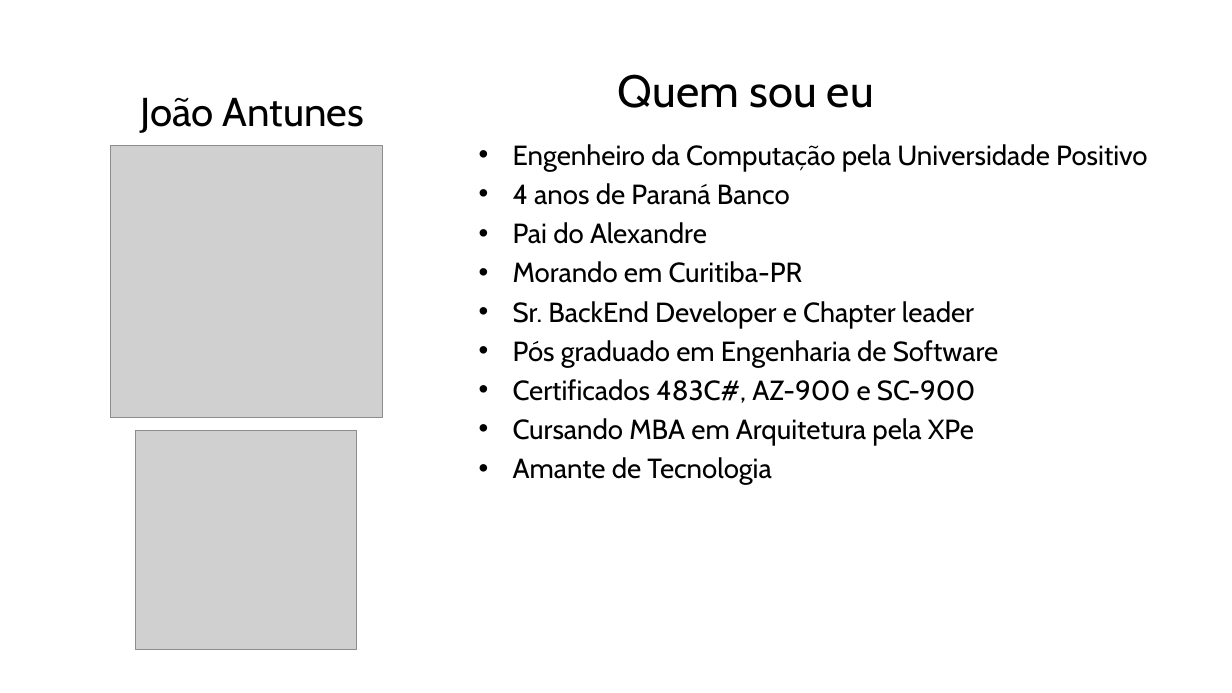
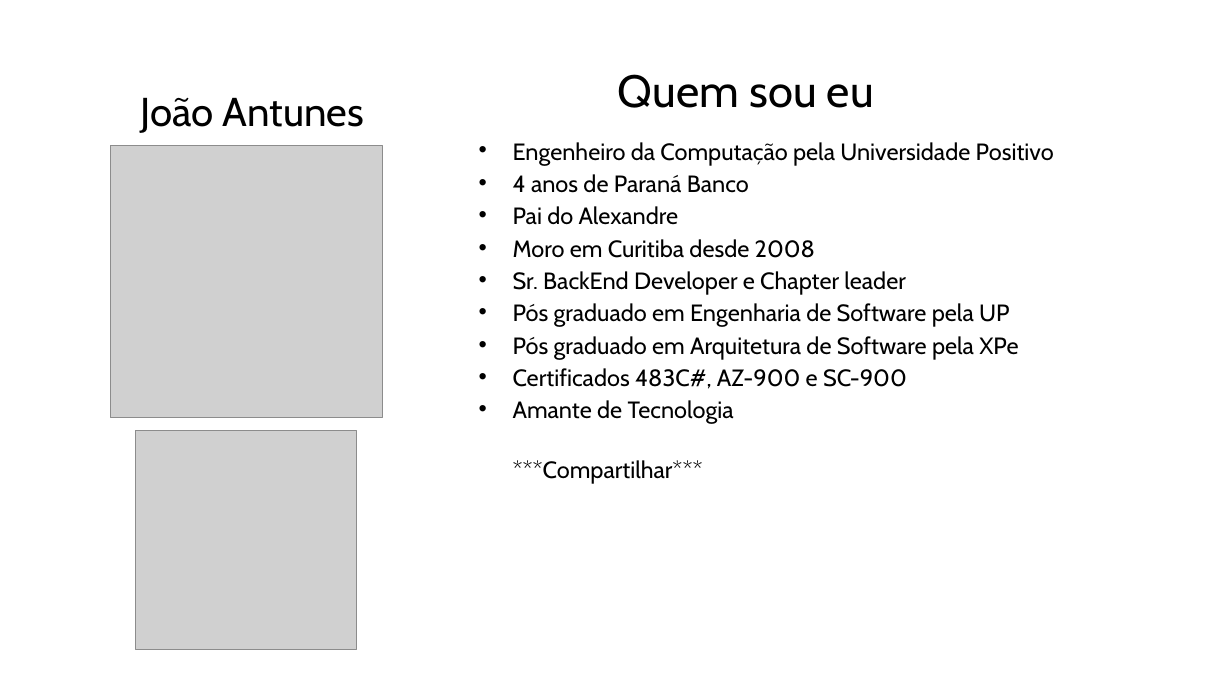
Before and after one commit to jpitapeva/azureopenai, a slide deck: slide 2 of AzureOpenAI.pptx. Drawn at 1232x693 pixels with LibreOffice and Linux fonts; fonts in the diff are those of the drawing; grey boxes stand for pictures; background and template pictures are left out. Boxes give left, top, right and bottom in pixels: in the first picture for what was removed or moved away, otherwise in the second. Text is boxed around its words. In the diff, an @@ line names an element or a change of style, - is before the commit and + after.

```diff
--- a/AzureOpenAI.pptx
+++ b/AzureOpenAI.pptx
@@ text at [513,142,1054,389]: size 22 to 18.7 pt in "Engenheiro da Computação pela Universidade Positivo", "4 anos de Paraná Banco", "Pai do Alexandre", "Sr. BackEnd Developer e Chapter leader" and 1 more places; line spacing 0.8 to 0.7 @@
@@ text at [513,239,815,258]: text changed; size 22 to 18.7 pt @@
-• Morando em Curitiba-PR
+• Moro em Curitiba desde 2008
@@ text at [513,303,1018,360]: text changed; size 22 to 18.7 pt @@
-• Pós graduado em Engenharia de Software
+• Pós graduado em Engenharia de Software pela UP
+• Pós graduado em Arquitetura de Software pela XPe
@@ text at [513,400,734,484]: text changed; size 22 to 18.7 pt @@
-• Cursando MBA em Arquitetura pela XPe
-• Amante de Tecnologia
+• Amante de Tecnologia
+  ***Compartilhar***
```
Also in this commit, not shown: 11 other slides changed, 7 slides added, 4 slides removed.
